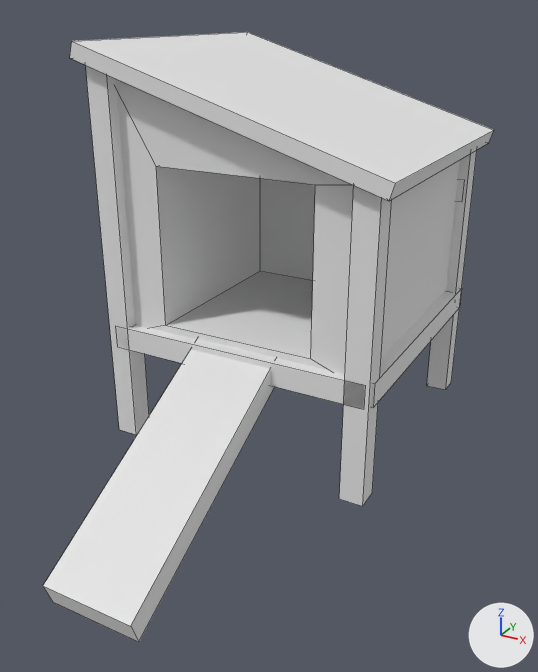
Before and after pictures for a commit that changed the Blender file Assets/Resources/Mesh/henhouse 3.blend.
Camera for both pictures: a camera (50 mm lens) standing at (2.58, -4.4, 3.22) and looking at (0.2, -0.06, 1.05). The lights are fixed; the arrows at lower right show +X, +Y and +Z. Mesh edges are drawn as thin lines.
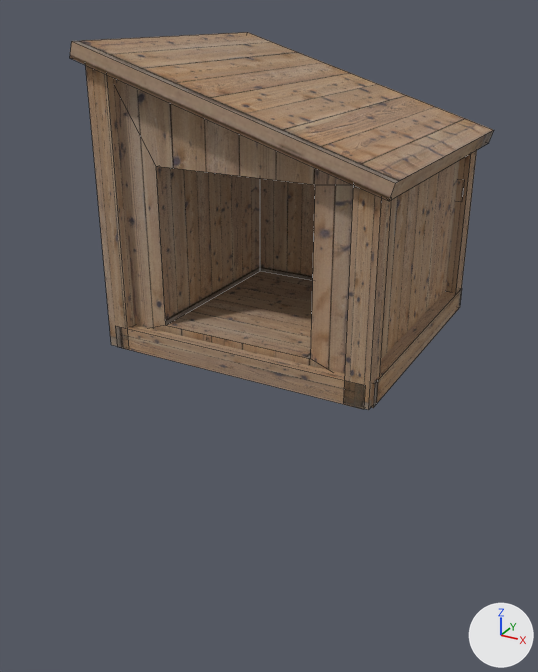
Changed parts and their boxes (x1, y1, x2, y2) in the pictures (538 x 672 px; the box of a moved part takes in the faces that stretch with it):
'Cube', surface changed, reshaped (grey to brown, 38% shorter): before (43, 32, 494, 642); after (70, 32, 494, 410)
part 1 of me_cube_002, deleted: before (43, 339, 277, 642)
part 2 of me_cube_002, moved or reshaped: before (85, 65, 477, 506); after (85, 65, 477, 410)
part 3 of me_cube_002, surface changed (white to brown): (73, 32, 493, 409) in both

Edits to the bpy script that builds the scene:
```text
Add img_hen_house_texture_jpg:
    img_hen_house_texture_jpg = load_image('Hen House Texture.jpg', '../Textures/Hen House Texture.jpg', 700, 700, 'sRGB')
Change mat_material_002:
    remove mat_material_002.base_color = (0.8, 0.8, 0.8)  # white #e7e7e7
    add mat_material_002.texture = img_hen_house_texture_jpg
Change me_cube_002:
    used by ob_cube; location = (-0.018, 0.809, 1.865)
    verts and faces of me_cube_002; kept vertices keep their numbers, new ones are numbered from 132
    before: 2 (-1.0, 1.0, -1.0), 3 (-1.0, 1.0, 1.0), 4 (0.61, -1.0, -0.85) at pixel (310, 358), 5 (0.61, -1.0, 0.35) at pixel (315, 184), 6 (1.0, 1.0, -1.0)
    before: 7 (1.0, 1.0, 0.39), 32 (0.91, -1.09, -1.86) at pixel (339, 498), 34 (0.91, -0.91, -1.86), 36 (1.09, -1.09, -1.86) at pixel (362, 506), 38 (1.09, -0.91, -1.86) at pixel (372, 492)
    before: 100 (-1.09, -1.09, -1.86) at pixel (119, 429), 102 (-1.09, -0.91, -1.86), 104 (-0.91, -1.09, -1.86) at pixel (136, 434), 106 (-0.91, -0.91, -1.86), 108 (0.91, 0.91, -1.86) at pixel (426, 385)
    before: 110 (0.91, 1.09, -1.86), 112 (1.09, 0.91, -1.86) at pixel (445, 389), 114 (1.09, 1.09, -1.86) at pixel (451, 382), 116 (-1.09, 0.91, -1.86), 118 (-1.09, 1.09, -1.86)
    before: 120 (-0.91, 0.91, -1.86), 122 (-0.91, 1.09, -1.86), 126 (1.0, -1.0, 0.39), 127 (1.0, -1.0, -1.0)
    remove me_cube_002.from_pydata(...)  # 132 vertices, 82 faces; spans x -1.16..1.19, y -2.75..1.16, z -2.05..1.16
    add me_cube_002.from_pydata(...)  # 132 vertices, 76 faces; spans x -1.16..1.19, y -1.16..1.16, z -1.66..1.16
    me_cube_002 part 1: the loose piece of 8 vertices spanning x -0.33..0.35, y -2.75..-0.88, z -2.05..-0.87 is deleted
    me_cube_002 part 2
    add delete_faces([(2, 3, 7, 6), (4, 127, 126, 5)])
    add for i in [32, 34, 36, 38, 100, 102, 104, 106, 108, 110, 112, 114, 116, 118, 120, 122]: verts[i] += (0.0, 0.0, 0.78)
    add verts[132] = (0.61, -1.0, -0.85)  # pixel (310, 358)
    add verts[133] = (0.61, -1.0, 0.35)  # pixel (315, 184)
    add verts[134] = (1.0, -1.0, 0.39)
    add verts[135] = (1.0, -1.0, -1.0)
    add verts[136] = (-1.0, 1.0, -1.0)
    add verts[137] = (-1.0, 1.0, 1.0)
    add verts[138] = (1.0, 1.0, -1.0)
    add verts[139] = (1.0, 1.0, 0.39)
    add faces += [(132, 135, 134, 133), (136, 137, 139, 138)]
    me_cube_002 part 3: 52 kept faces spanning x -1.13..1.19, y -1.16..1.16, z -1.09..1.16 get new texture (UV) coordinates
```
